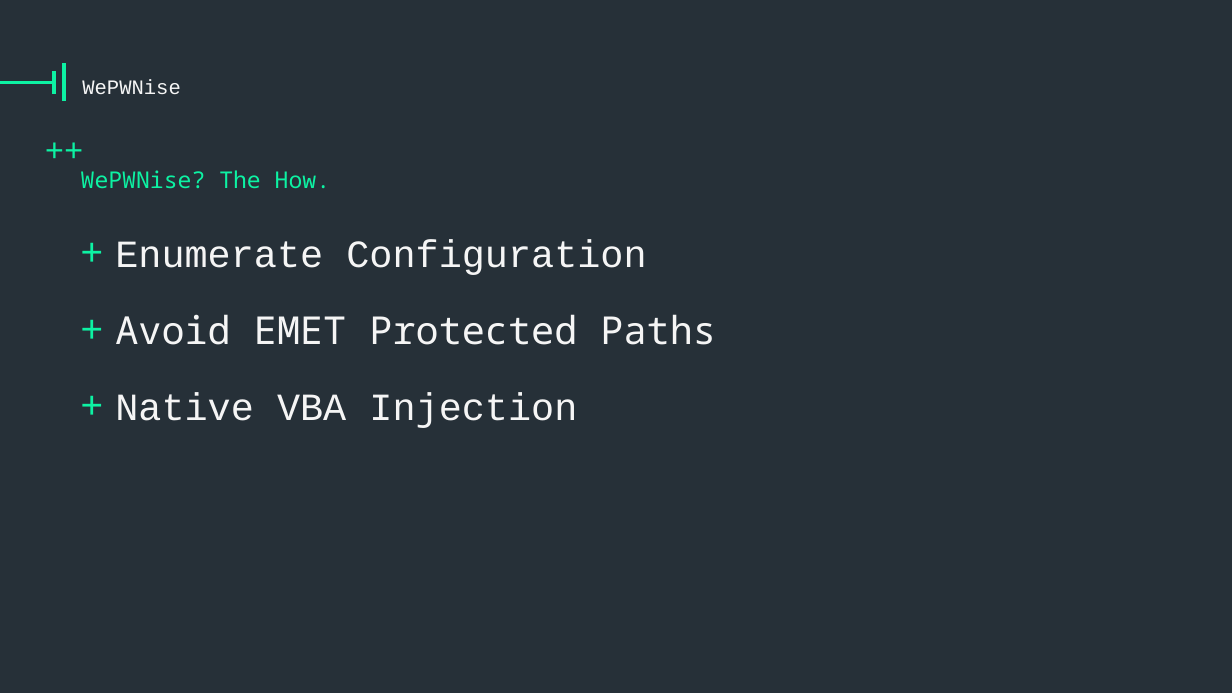
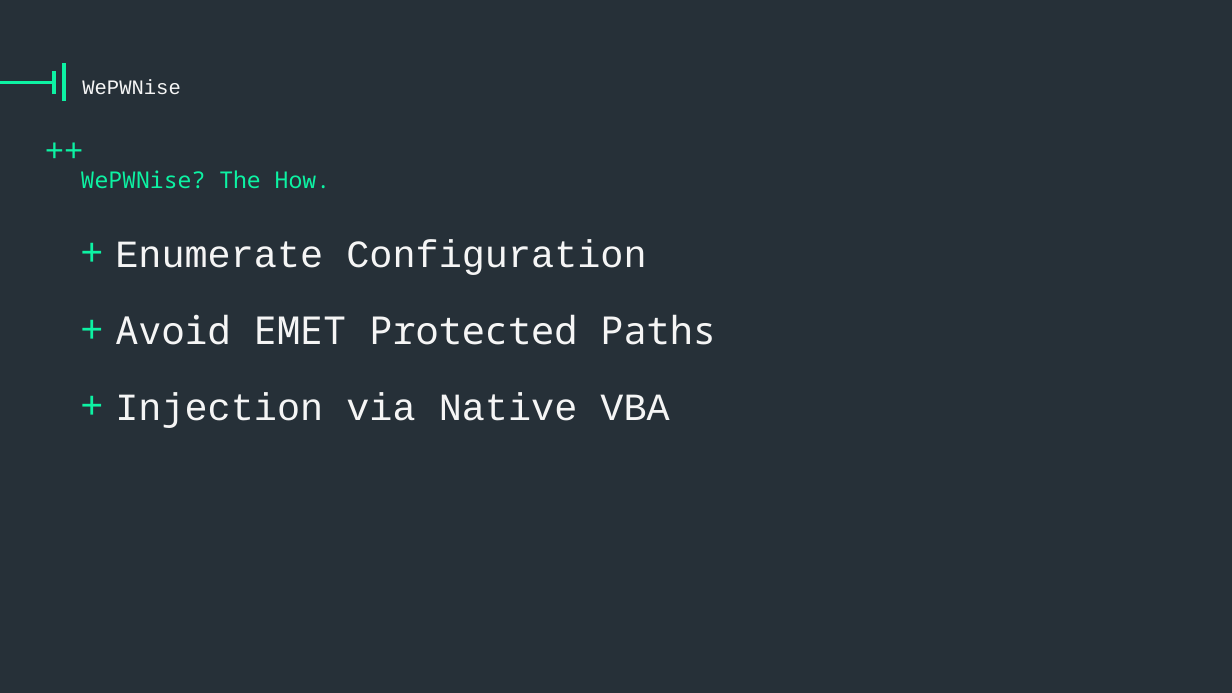
Before and after one commit to vysec/wepwnise-presentation, a slide deck: slide 6 of one-template-to-rule-them-all_emet-part.pptx. Drawn at 1232x693 pixels with LibreOffice and Linux fonts; fonts in the diff are those of the drawing; background and template pictures are left out. Boxes give left, top, right and bottom in pixels: in the first picture for what was removed or moved away, otherwise in the second. Text is boxed around its words. In the diff, an @@ line names an element or a change of style, - is before the commit and + after.

```diff
--- a/one-template-to-rule-them-all_emet-part.pptx
+++ b/one-template-to-rule-them-all_emet-part.pptx
@@ text at [115, 393, 669, 428]: text changed @@
-+ Native VBA Injection
++ Injection via Native VBA
```
Also in this commit, not shown: 4 other slides changed, 1 other file.
